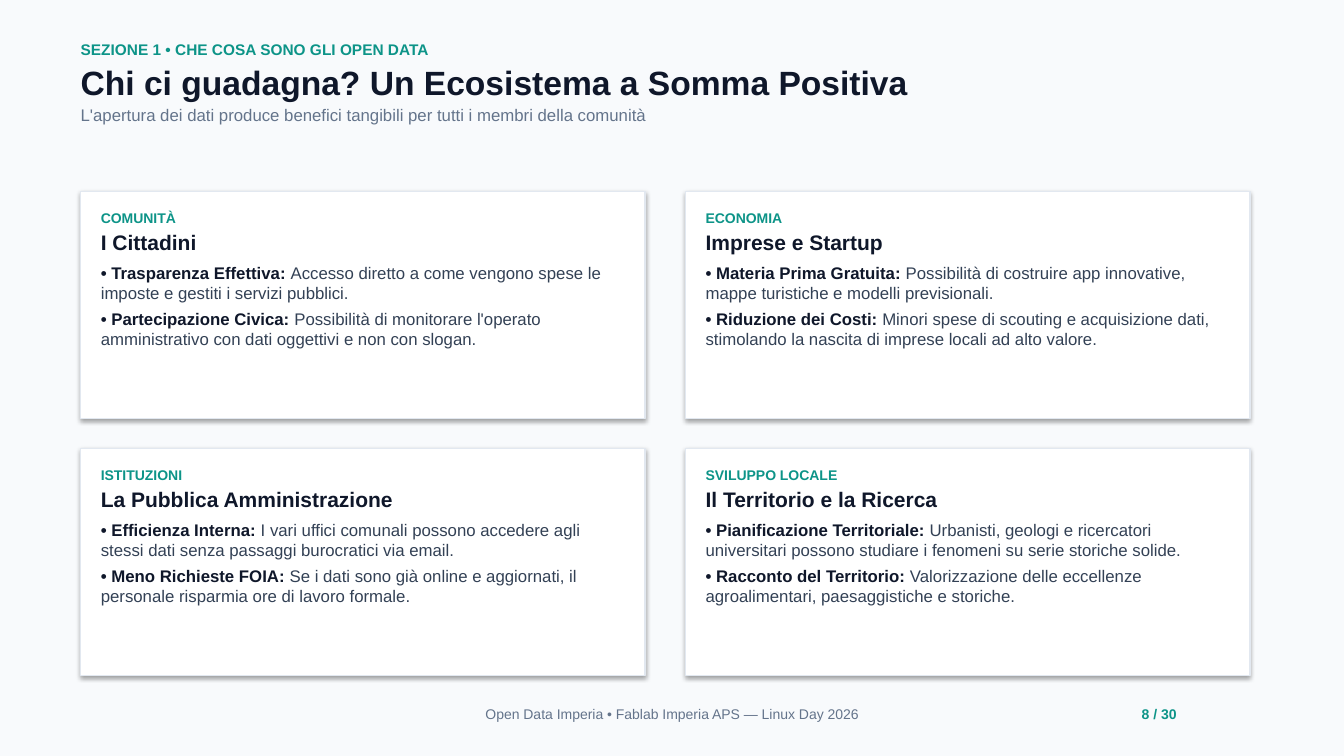
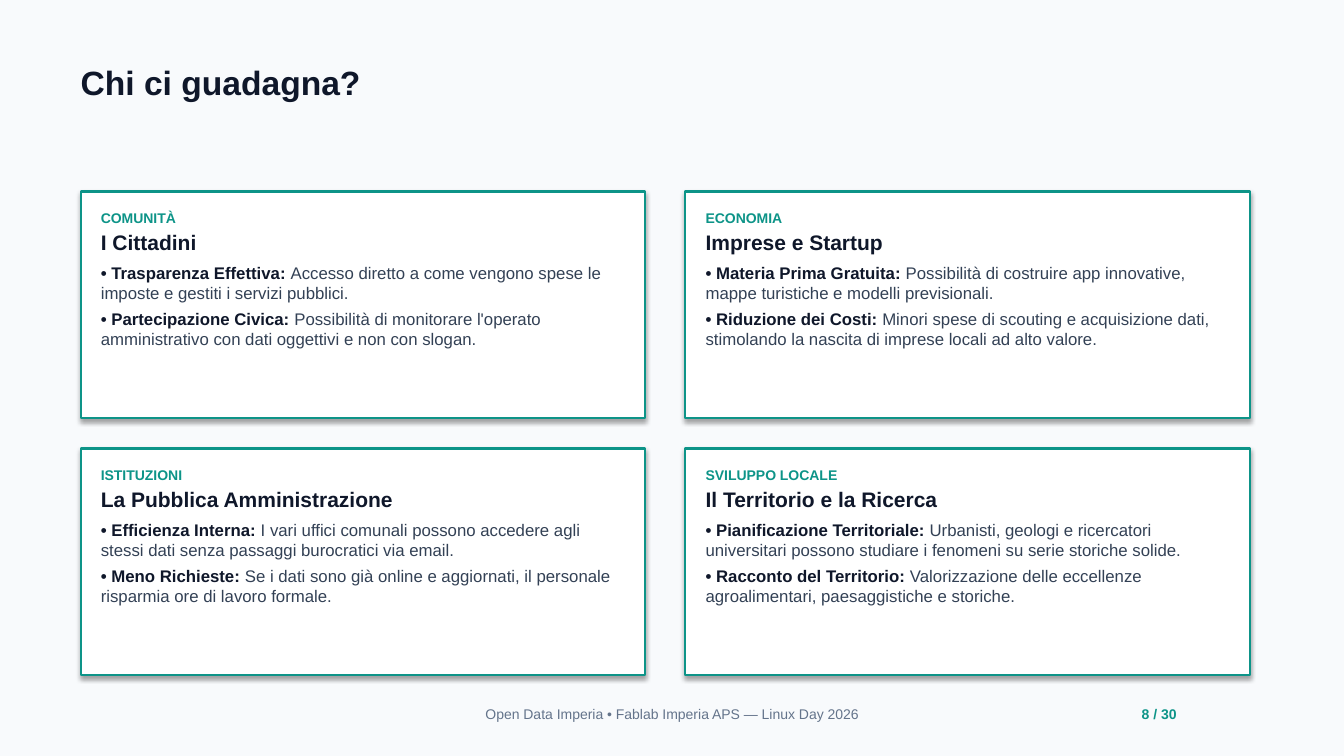
Before and after one commit to fablab-imperia/open-imperia, a slide deck: slide 8 of docs/Linux_Day_Open_Data_Imperia.odp. Drawn at 1344x756 pixels with LibreOffice and Linux fonts; fonts in the diff are those of the drawing. Boxes give left, top, right and bottom in pixels: in the first picture for what was removed or moved away, otherwise in the second. Text is boxed around its words. In the diff, an @@ line names an element or a change of style, - is before the commit and + after.

```diff
--- a/docs/Linux_Day_Open_Data_Imperia.odp
+++ b/docs/Linux_Day_Open_Data_Imperia.odp
@@ text at [81,70,360,102]: text changed; size 12 to 24 pt; text colour #64748B to #0F172A @@
-SEZIONE 1 • CHE COSA SONO GLI OPEN DATA
-Chi ci guadagna? Un Ecosistema a Somma Positiva
-L'apertura dei dati produce benefici tangibili per tutti i membri della comunità
+Chi ci guadagna?
@@ outline #E2E8F0 0.99 pt to #0D9488 1.5 pt in 4 elements at [81,192,645,418], [686,192,1250,418], [81,449,645,676], [686,449,1250,676] @@
@@ text at [101,569,611,606]: text changed @@
-• Meno Richieste FOIA: Se i dati sono già online e aggiornati, il personale risparmia ore di lavoro formale.
+• Meno Richieste: Se i dati sono già online e aggiornati, il personale risparmia ore di lavoro formale.
```
Also in this commit, not shown: 27 other slides changed, 1 slide added, 2 slides removed, 1 other file.
